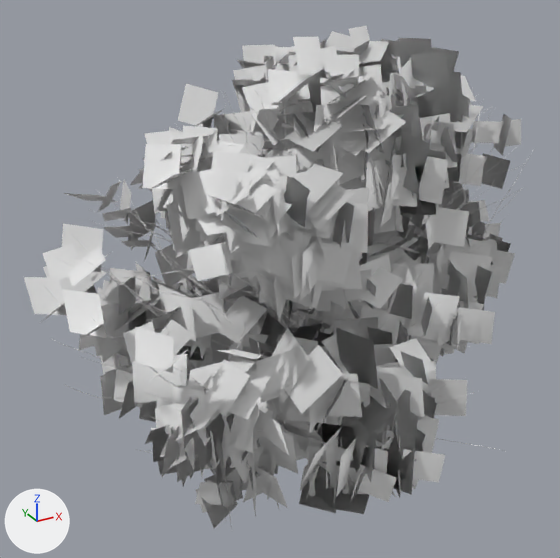
Two versions of the FBX model unity/Assets/Art/Trees/birch/tree_birch_s1_a60.fbx, one commit apart.
One viewpoint serves both versions: a 50 mm camera at (-12.39, -19.51, 18.53) aimed at (-0.89, 1.39, 8.09). The lights are fixed; the arrows at lower left show +X, +Y and +Z. The first picture is the older version. Where no turn or scale is listed for an object, it has been applied to the vertices.

Before the edit, the objects in view are built like this:
```python
me_tree_birch_s1_a60_branches = bpy.data.meshes.new('tree_birch_s1_a60_branches')
me_tree_birch_s1_a60_branches.from_pydata(...)  # 21742 vertices, 20739 faces; spans x -9.1..6.7, y -6.5..8.6, z -0.3..15.4
me_tree_birch_s1_a60_leaves = bpy.data.meshes.new('tree_birch_s1_a60_leaves')
me_tree_birch_s1_a60_leaves.from_pydata(...)  # 15416 vertices, 3854 faces; spans x -9.3..7.3, y -6.6..9.3, z 2.7..16.1
ob_tree_birch_s1_a60_branches = bpy.data.objects.new('tree_birch_s1_a60_branches', me_tree_birch_s1_a60_branches)
ob_tree_birch_s1_a60_branches.location = (0.0, 0.0, 0.0)
ob_tree_birch_s1_a60_leaves = bpy.data.objects.new('tree_birch_s1_a60_leaves', me_tree_birch_s1_a60_leaves)
ob_tree_birch_s1_a60_leaves.location = (0.0, 0.0, 0.0)
```
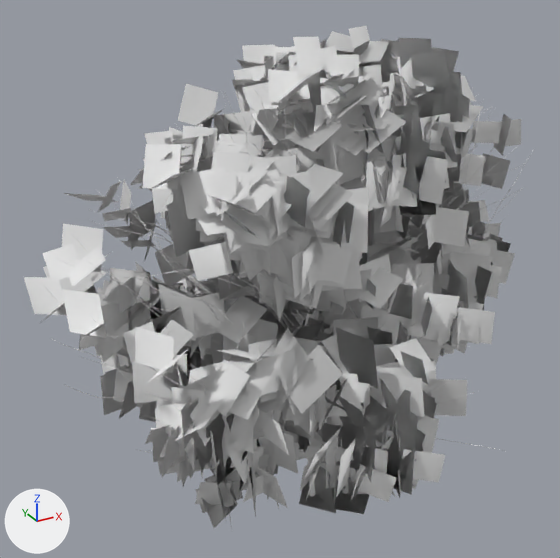
Location of each change, (x1, y1, x2, y2) in pixels of the pictures (560 x 558 px):
part 1 of me_tree_birch_s1_a60_leaves, deleted (mostly hidden): before (177, 281, 330, 362)
part 2 of me_tree_birch_s1_a60_leaves, built on (mostly hidden): after (122, 110, 442, 441)

The change, as a diff of the scene's bpy script:
```diff
--- a/unity/Assets/Art/Trees/birch/tree_birch_s1_a60.fbx.py
+++ b/unity/Assets/Art/Trees/birch/tree_birch_s1_a60.fbx.py
@@ me_tree_birch_s1_a60_leaves @@
 # used by ob_tree_birch_s1_a60_leaves; location = (0.0, 0.0, 0.0)
-me_tree_birch_s1_a60_leaves.from_pydata(...)  # 15416 vertices, 3854 faces; spans x -9.3..7.3, y -6.6..9.3, z 2.7..16.1
+me_tree_birch_s1_a60_leaves.from_pydata(...)  # 16048 vertices, 4012 faces; spans x -9.3..7.3, y -6.6..9.3, z 2.7..16.1
+# me_tree_birch_s1_a60_leaves part 1: 106 loose pieces with 424 vertices, spanning x -5.3..4.3, y -3.2..6.0, z 4.2..13.3, are deleted
+# me_tree_birch_s1_a60_leaves part 2: 4 vertices moved within x 0.6..4.9, y -1.9..5.8, z 7.1..13.6; 59 vertices removed from x -4.1..3.8, y -2.8..6.0, z 6.2..12.9; 1115 vertices added at x -6.8..5.6, y -5.5..4.4, z 6.1..14.7
+# other edits to the shape of me_tree_birch_s1_a60_leaves do not show in these pictures
```
